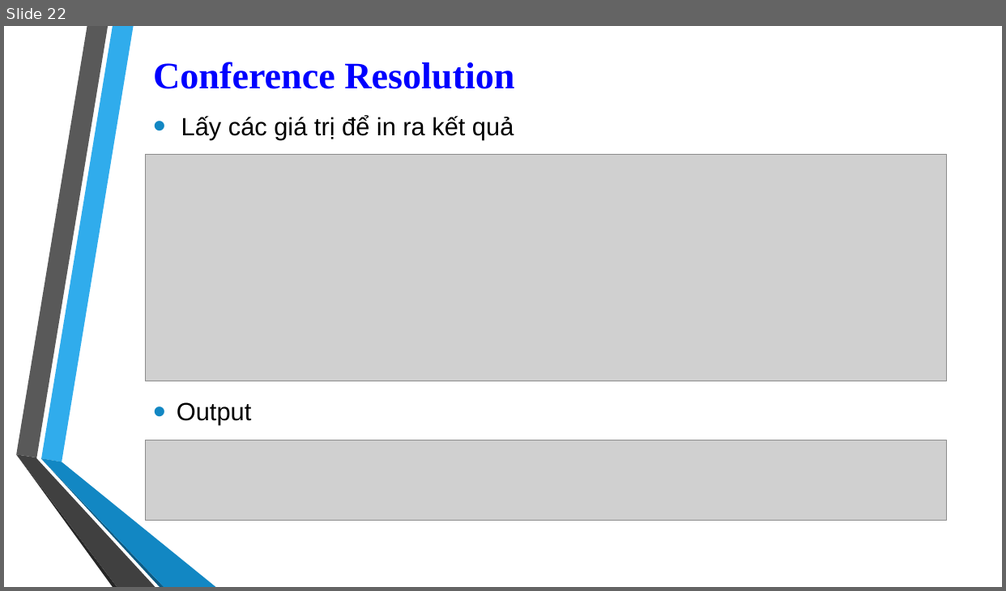
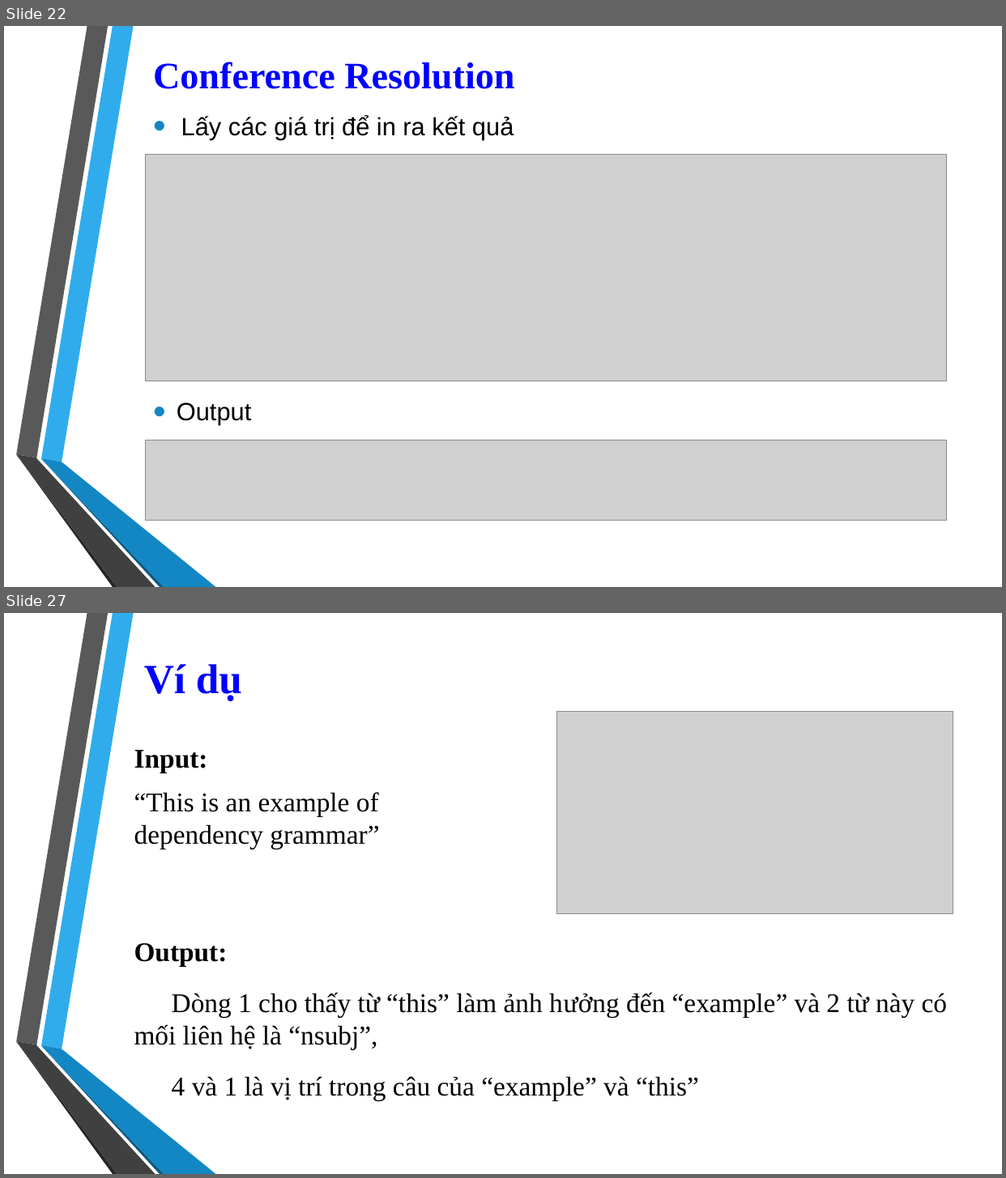
Before and after one commit to 1412520/TextMining, a slide deck: Seminar/Stanford_CoreNLP.pptx. Shown one above the other, each under a label of ours: slide 22 before the commit, slides 22 and 27 after it; the slides between them are not shown. The pictures are 1006x591 and 1006x1178 pixels, drawn with LibreOffice and Linux fonts; fonts in the diff are those of the drawing; grey boxes stand for pictures; background and template pictures are left out. Boxes give left, top, right and bottom in pixels: in the first picture for what was removed or moved away, otherwise in the second. Text is boxed around its words. In the diff, an @@ line names an element or a change of style, - is before the commit and + after.

```diff
--- a/Seminar/Stanford_CoreNLP.pptx
+++ b/Seminar/Stanford_CoreNLP.pptx
@@ slide 27 added at bbox=[4, 613, 1002, 1174], background picture (left out); not listed: 6 template elements that a slide beside it also shows @@
@@ title added at bbox=[144, 664, 242, 701], 40 pt, text #0000FF, bold @@
+Ví dụ
@@ picture added at bbox=[557, 712, 953, 914] @@
@@ text added at bbox=[134, 750, 379, 850], 26 pt, text #000000 @@
+Input:
+“This is an example of dependency grammar”
@@ text added at bbox=[134, 943, 947, 1101], 26 pt, text #000000 @@
+Output:
+Dòng 1 cho thấy từ “this” làm ảnh hưởng đến “example” và 2 từ này có mối liên hệ là “nsubj”,
+4 và 1 là vị trí trong câu của “example” và “this”
```
Also in this commit, not shown: 2 slides changed, 4 other slides added.
